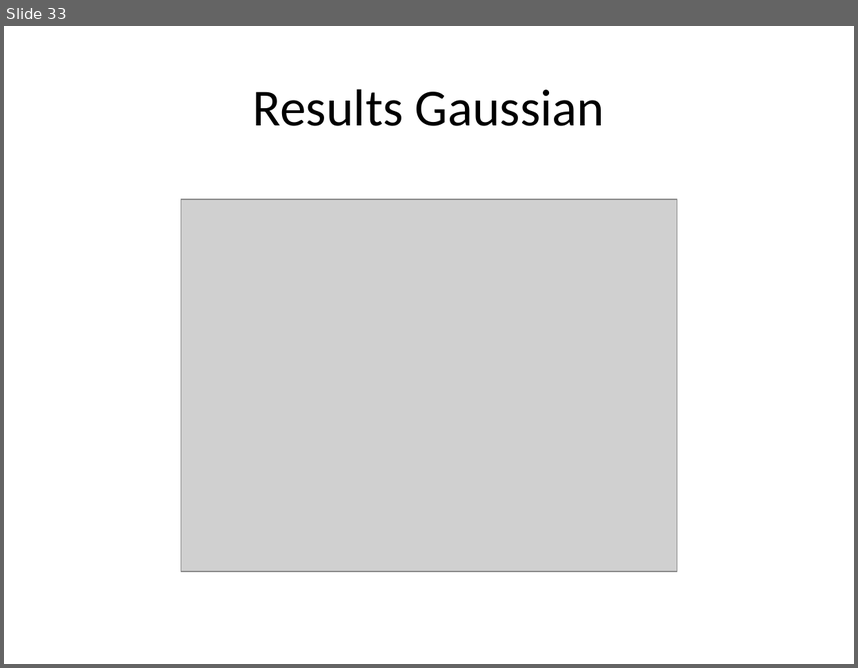
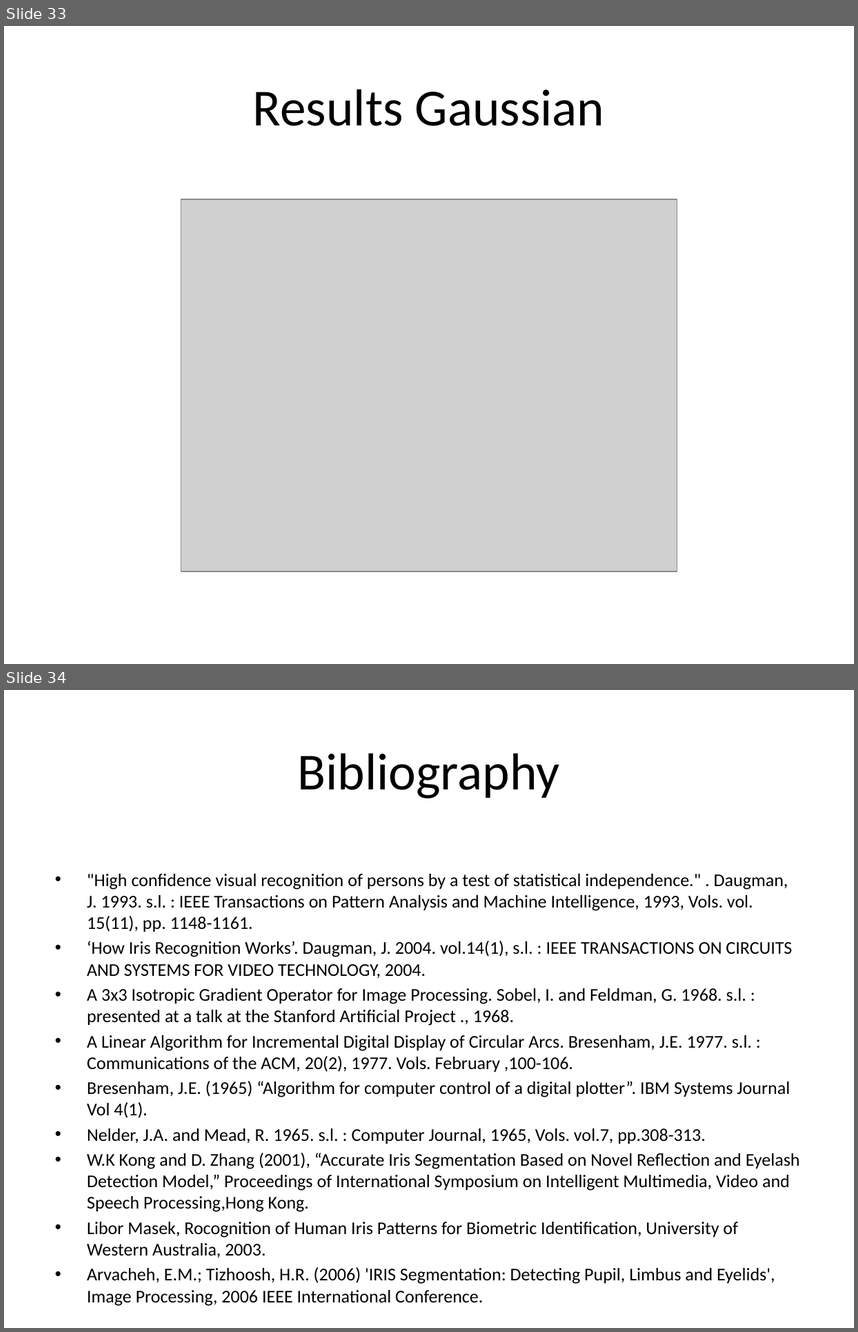
Before and after one commit to chetanadey77/irisrecognition09, a slide deck: Reports/Group_Presentation.pptx. Shown one above the other, each under a label of ours: slide 33 before the commit, slides 33 and 34 after it. The pictures are 858x668 and 858x1332 pixels, drawn with LibreOffice and Linux fonts; fonts in the diff are those of the drawing; grey boxes stand for pictures; background and template pictures are left out. Boxes give left, top, right and bottom in pixels: in the first picture for what was removed or moved away, otherwise in the second. Text is boxed around its words. In the diff, an @@ line names an element or a change of style, - is before the commit and + after.

```diff
--- a/Reports/Group_Presentation.pptx
+++ b/Reports/Group_Presentation.pptx
@@ slide 34 added at <box>4,690,854,1328</box>, background picture (left out) @@
@@ title added at <box>298,753,560,798</box>, 44 pt, text #000000 @@
+Bibliography
@@ text added at <box>87,874,800,1257</box>, 15.2 pt, text #000000 @@
+• "High confidence visual recognition of persons by a test of statistical independence." . Daugman, J. 1993. s.l. : IEEE Transactions on Pattern Analysis and Machine Intelligence, 1993, Vols. vol. 15(11), pp. 1148-1161.
+• ‘How Iris Recognition Works’. Daugman, J. 2004. vol.14(1), s.l. : IEEE TRANSACTIONS ON CIRCUITS AND SYSTEMS FOR VIDEO TECHNOLOGY, 2004.
+• A 3x3 Isotropic Gradient Operator for Image Processing. Sobel, I. and Feldman, G. 1968. s.l. : presented at a talk at the Stanford Artificial Project ., 1968.
+• A Linear Algorithm for Incremental Digital Display of Circular Arcs. Bresenham, J.E. 1977. s.l. : Communications of the ACM, 20(2), 1977. Vols. February ,100-106.
+• Bresenham, J.E. (1965) “Algorithm for computer control of a digital plotter”. IBM Systems Journal Vol 4(1).
+• Nelder, J.A. and Mead, R. 1965. s.l. : Computer Journal, 1965, Vols. vol.7, pp.308-313.
+• W.K Kong and D. Zhang (2001), “Accurate Iris Segmentation Based on Novel Reflection and Eyelash Detection Model,” Proceedings of International Symposium on Intelligent Multimedia, Video and Speech Processing,Hong Kong.
+• Libor Masek, Rocognition of Human Iris Patterns for Biometric Identification, University of Western Australia, 2003.
+• Arvacheh, E.M.; Tizhoosh, H.R. (2006) 'IRIS Segmentation: Detecting Pupil, Limbus and Eyelids', Image Processing, 2006 IEEE International Conference.
```
Also in this commit, not shown: 2 slides changed.
